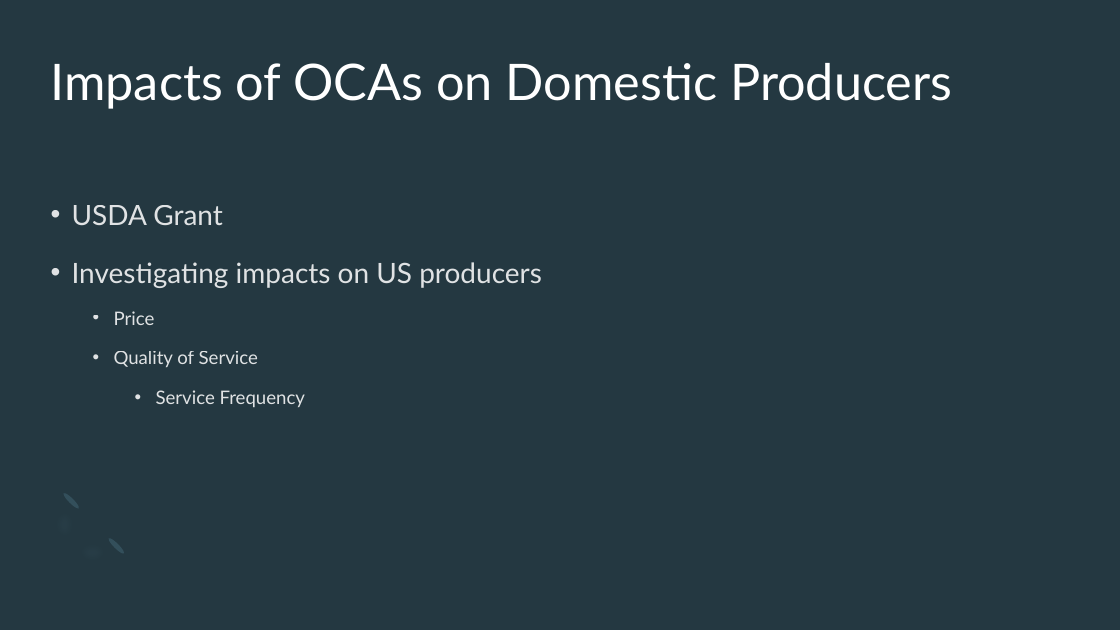
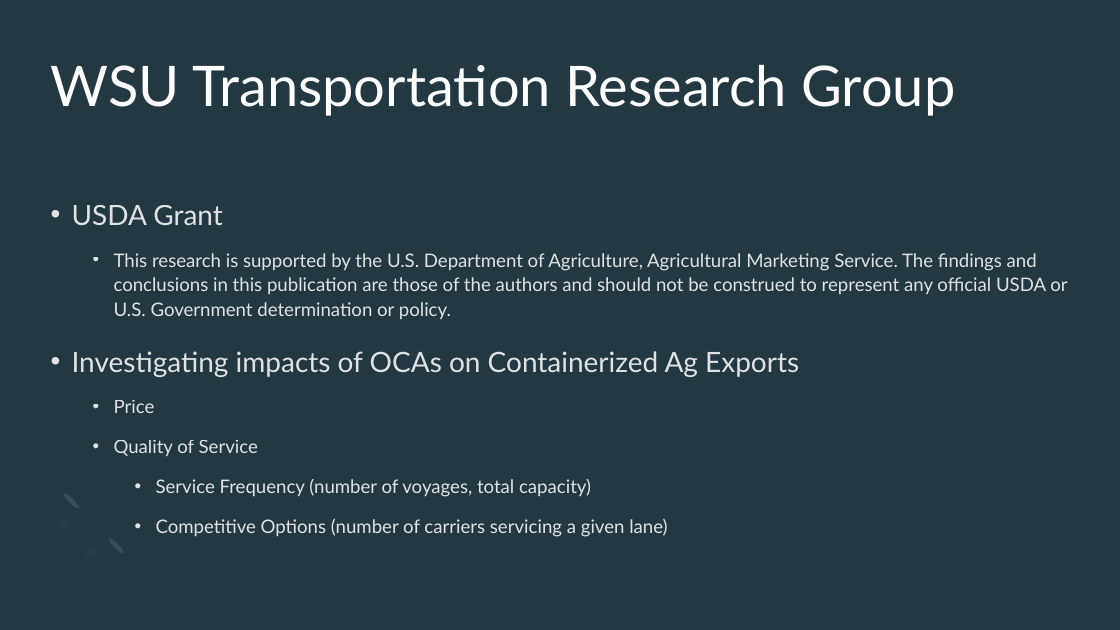
Before and after one commit to epistemetrica/Ocean-Carrier-Alliances-Project, a slide deck: slide 6 of PNREC/PNREC slides.pptx (slide 7 before the commit). Drawn at 1120x630 pixels with LibreOffice and Linux fonts; fonts in the diff are those of the drawing. Boxes give left, top, right and bottom in pixels: in the first picture for what was removed or moved away, otherwise in the second. Text is boxed around its words. In the diff, an @@ line names an element or a change of style, - is before the commit and + after.

```diff
--- a/PNREC/PNREC slides.pptx
+++ b/PNREC/PNREC slides.pptx
@@ title at (51, 64, 955, 116): text changed; size 43.2 to 48 pt @@
-Impacts of OCAs on Domestic Producers
+WSU Transportation Research Group
@@ text at (72, 253, 1067, 377): text changed; size 24 to 16 pt @@
-• Investigating impacts on US producers
+  • This research is supported by the U.S. Department of Agriculture, Agricultural Marketing Service. The findings and conclusions in this publication are those of the authors and should not be construed to represent any official USDA or U.S. Government determination or policy.
+• Investigating impacts of OCAs on Containerized Ag Exports
@@ text at (156, 479, 667, 537): text changed @@
-    • Service Frequency
+    • Service Frequency (number of voyages, total capacity)
+    • Competitive Options (number of carriers servicing a given lane)
```
Also in this commit, not shown: 4 other slides changed, 9 slides added, 3 slides removed, 13 other files.
